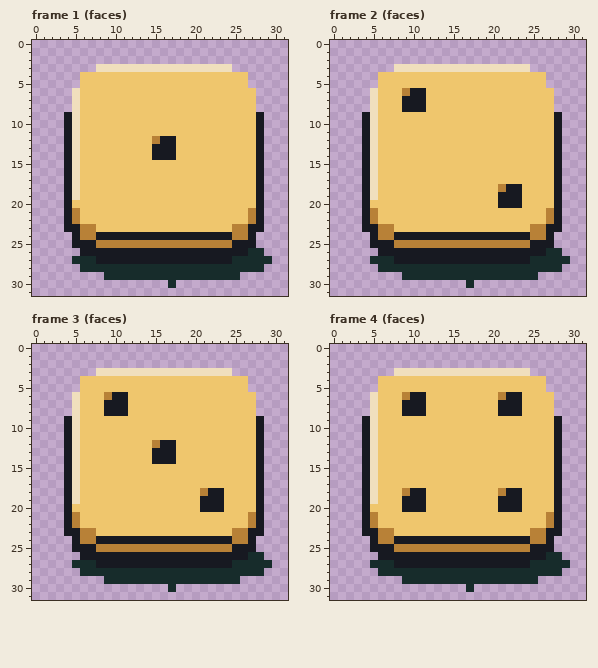
One commit to this pixel-art file: assets/source/aseprite/dice/golden_d6.aseprite. Above: the version before the commit.
32x32 pixels, 6 frames. Shown: frame 1 (faces), frame 2 (faces), frame 3 (faces), frame 4 (faces). The commit also changed other frames, which this record leaves out.
Now the later version:
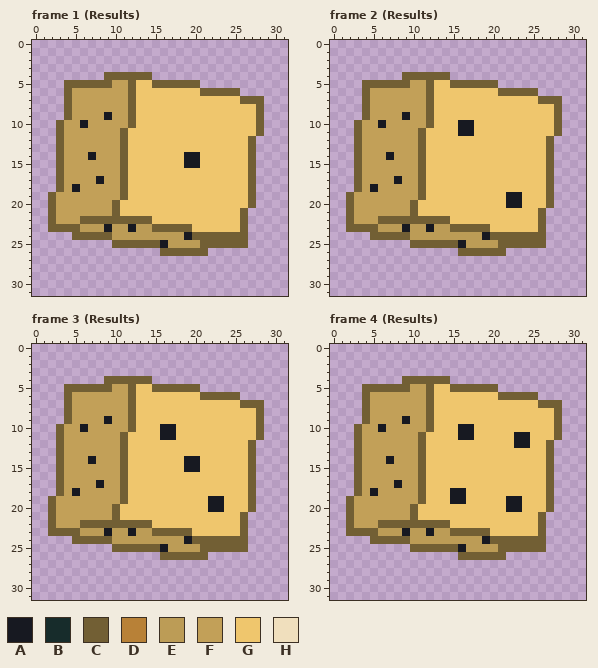
Palette (. is transparent): A #171921  B #172c2b  C #725f34  D #b88137  E #bc9c56  F #c2a058  G #efc66d  H #f0dfbd
From old to new:
Changed rows in their new state; - is an unchanged pixel.
Frame 1 (Results):
first column x 2:
 3 ------.................-----
 4 ----...CCCCCC............---
 5 --CCCCCCFFC--CCCCCC......---
 6 --CFFFFFFFC--------CCCCC..--
 7 --CFFFFFFFC-------------CCC-
 8 --CFFFFFFFC---------------C-
 9 --CFFFFAFFC---------------C-
10 -CFFAFFFFFC---------------C-
11 -CFFFFFFFC----------------C-
12 -CFFFFFFFC---GGG---------C.-
13 -CFFFFFFFC---GGG---------C.-
14 -CFFFAFFFC---GGG-AA------C.-
15 -CFFFFFFFC-------AA------C.-
16 -CFFFFFFFC---------------C.-
17 -CFFFFAFFC---------------C.-
18 -CFAFFFFFC---------------C.-
19 CFFFFFFFFC---------------C.-
20 CFFFFFFFC----------------C.-
21 CFFFFFFFC---------------C..-
22 CFFFCCCCCCCCC-----------C..-
23 CCCCEEEAEEAEECCCCC-----GC..-
24 ---CCCCCEEEEEEEEE-CCCCCCC.--
25 ---.....CCCCCCAEEEECCCCCC.--
26 ----..........CCCCCC.......-
27 ---.........................
28 ----.......................-
29 -------.................----
30 ---------------.------------
Frame 2 (Results):
first column x 2:
 3 ------.................-----
 4 ----...CCCCCC............---
 5 --CCCCCCFFC--CCCCCC......---
 6 --CFFFFFFFC--------CCCCC..--
 7 --CFFFFFFFC-------------CCC-
 8 --CFFFFFFFC---------------C-
 9 --CFFFFAFFC---------------C-
10 -CFFAFFFFFC---AA----------C-
11 -CFFFFFFFC----AA----------C-
12 -CFFFFFFFC---------------C.-
13 -CFFFFFFFC---------------C.-
14 -CFFFAFFFC---------------C.-
15 -CFFFFFFFC---------------C.-
16 -CFFFFFFFC---------------C.-
17 -CFFFFAFFC---------------C.-
18 -CFAFFFFFC---------GGG---C.-
19 CFFFFFFFFC---------G-----C.-
20 CFFFFFFFC----------G-----C.-
21 CFFFFFFFC---------------C..-
22 CFFFCCCCCCCCC-----------C..-
23 CCCCEEEAEEAEECCCCC-----GC..-
24 ---CCCCCEEEEEEEEE-CCCCCCC.--
25 ---.....CCCCCCAEEEECCCCCC.--
26 ----..........CCCCCC.......-
27 ---.........................
28 ----.......................-
29 -------.................----
30 ---------------.------------
Frame 3 (Results):
first column x 2:
 3 ------.................-----
 4 ----...CCCCCC............---
 5 --CCCCCCFFC--CCCCCC......---
 6 --CFFFFFFFC--------CCCCC..--
 7 --CFFFFFFFC-------------CCC-
 8 --CFFFFFFFC---------------C-
 9 --CFFFFAFFC---------------C-
10 -CFFAFFFFFC---AA----------C-
11 -CFFFFFFFC----AA----------C-
12 -CFFFFFFFC---GGG---------C.-
13 -CFFFFFFFC---GGG---------C.-
14 -CFFFAFFFC---GGG-AA------C.-
15 -CFFFFFFFC-------AA------C.-
16 -CFFFFFFFC---------------C.-
17 -CFFFFAFFC---------------C.-
18 -CFAFFFFFC---------GGG---C.-
19 CFFFFFFFFC---------G-----C.-
20 CFFFFFFFC----------G-----C.-
21 CFFFFFFFC---------------C..-
22 CFFFCCCCCCCCC-----------C..-
23 CCCCEEEAEEAEECCCCC-----GC..-
24 ---CCCCCEEEEEEEEE-CCCCCCC.--
25 ---.....CCCCCCAEEEECCCCCC.--
26 ----..........CCCCCC.......-
27 ---.........................
28 ----.......................-
29 -------.................----
30 ---------------.------------
Frame 4 (Results):
first column x 2:
 3 ------.................-----
 4 ----...CCCCCC............---
 5 --CCCCCCFFC--CCCCCC......---
 6 --CFFFFFFFC--------CCCCC..--
 7 --CFFFFFFFC--------GGG--CCC-
 8 --CFFFFFFFC--------GGG----C-
 9 --CFFFFAFFC---------------C-
10 -CFFAFFFFFC---AA----------C-
11 -CFFFFFFFC----AA-----AA---C-
12 -CFFFFFFFC-----------AA--C.-
13 -CFFFFFFFC---------------C.-
14 -CFFFAFFFC---------------C.-
15 -CFFFFFFFC---------------C.-
16 -CFFFFFFFC---------------C.-
17 -CFFFFAFFC---------------C.-
18 -CFAFFFFFC---AA----GGG---C.-
19 CFFFFFFFFC---AA----G-----C.-
20 CFFFFFFFCG---------G-----C.-
21 CFFFFFFFC---------------C..-
22 CFFFCCCCCCCCC-----------C..-
23 CCCCEEEAEEAEECCCCC-----GC..-
24 ---CCCCCEEEEEEEEE-CCCCCCC.--
25 ---.....CCCCCCAEEEECCCCCC.--
26 ----..........CCCCCC.......-
27 ---.........................
28 ----.......................-
29 -------.................----
30 ---------------.------------
